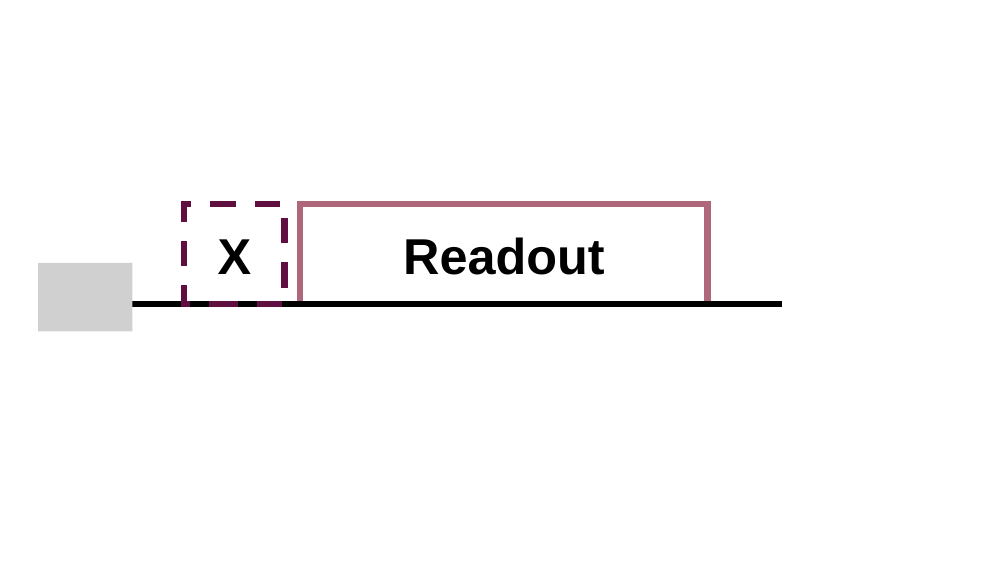
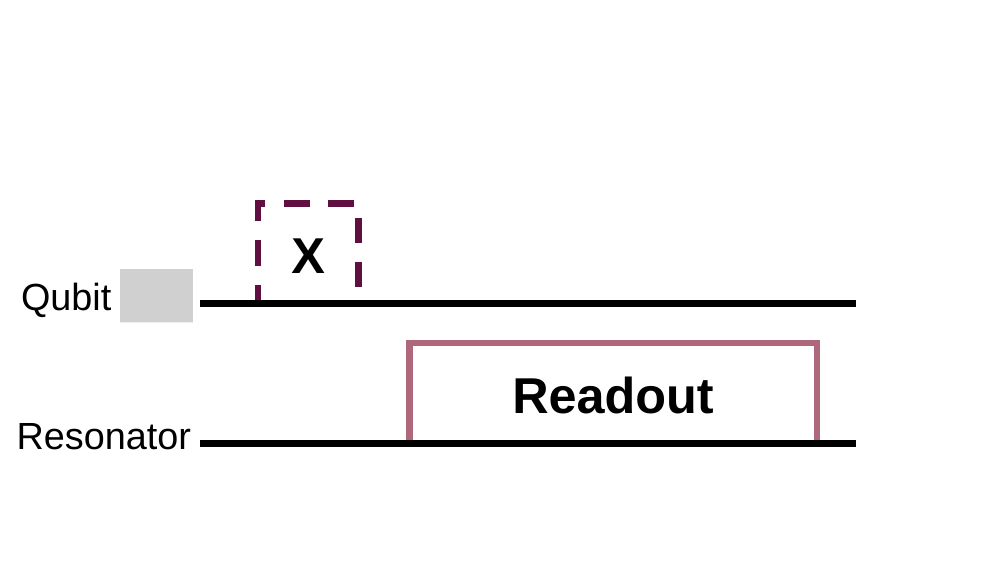
Before and after one commit to JohannSeverin/Master_Thesis, a slide deck: slide 2 of Figs/circuits.pptx. Drawn at 1008x567 pixels with LibreOffice and Linux fonts; fonts in the diff are those of the drawing; grey boxes stand for pictures. Boxes give left, top, right and bottom in pixels: in the first picture for what was removed or moved away, otherwise in the second. Text is boxed around its words. In the diff, an @@ line names an element or a change of style, - is before the commit and + after.

```diff
--- a/Figs/circuits.pptx
+++ b/Figs/circuits.pptx
@@ rectangle "X": place and size @@
-rectangle "X" at bbox=[185, 204, 285, 305]
+rectangle "X" at bbox=[258, 203, 358, 304]
@@ picture removed at bbox=[38, 263, 132, 332] @@
@@ picture added at bbox=[120, 269, 193, 323] @@
@@ text added at bbox=[21, 282, 111, 317], 36 pt, text #000000 @@
+Qubit
@@ line moved from (126, 304) - (782, 304) to (200, 304) - (856, 304) @@
@@ rectangle "Readout": place and size @@
-rectangle "Readout" at bbox=[300, 204, 708, 305]
+rectangle "Readout" at bbox=[410, 343, 817, 444]
@@ text added at bbox=[17, 423, 191, 450], 36 pt, text #000000 @@
+Resonator
@@ line added from (200, 444) to (856, 444), #000000 6 pt @@
```
Also in this commit, not shown: 1 other slide changed, 1 slide added, 1 slide removed, 37 other files.
